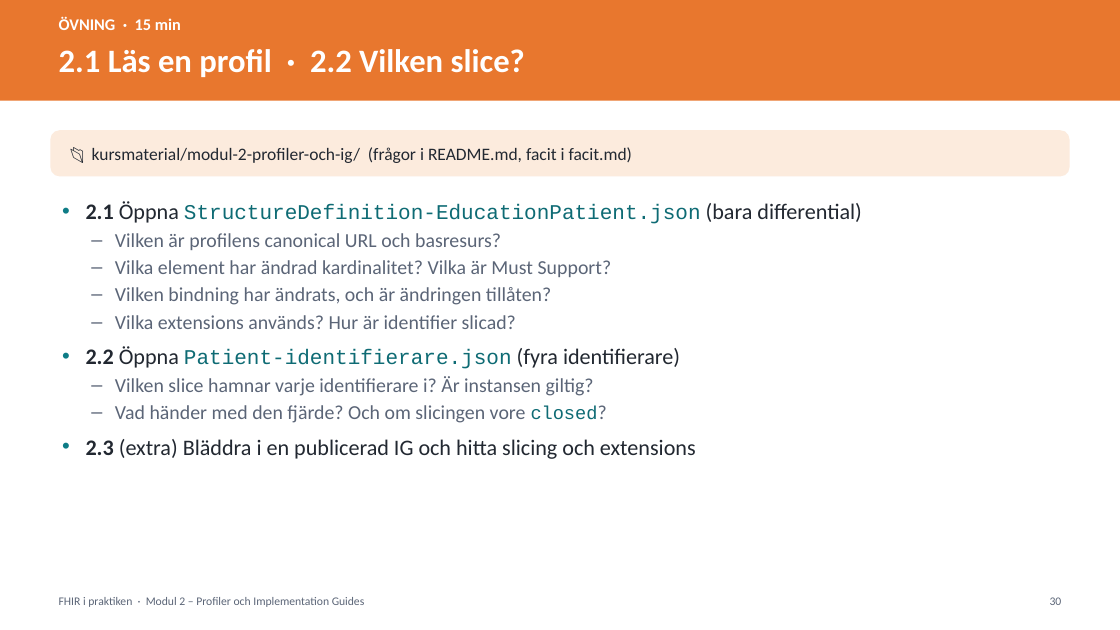
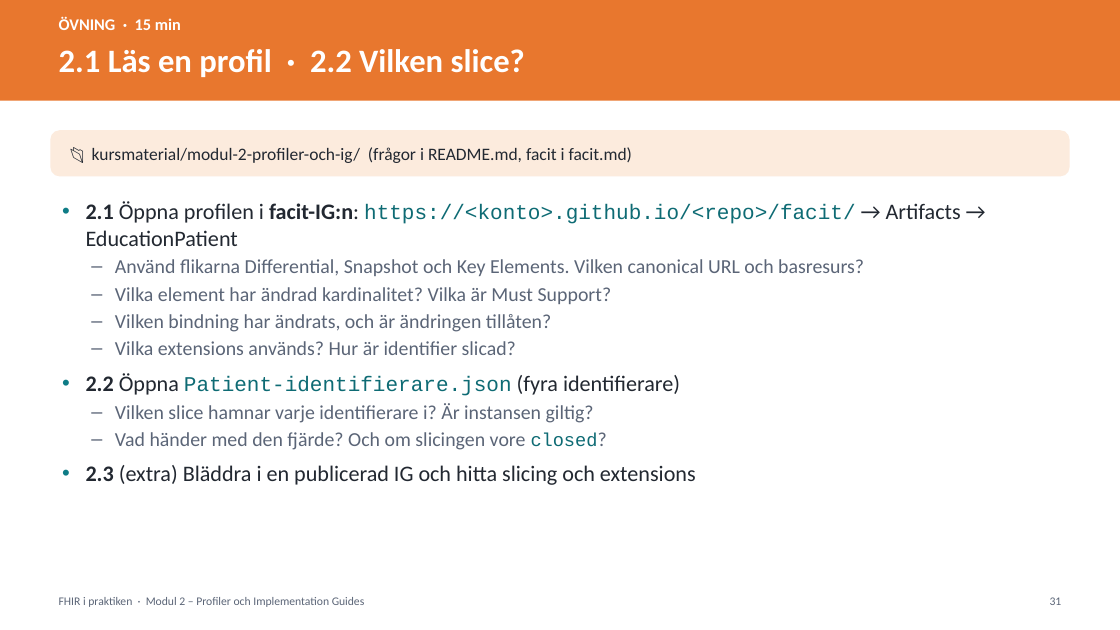
Before and after one commit to oskthu2/fhireducation, a slide deck: slide 31 of presentation/FHIR-utbildning.pptx (slide 30 before the commit). Drawn at 1120x630 pixels with LibreOffice and Linux fonts; fonts in the diff are those of the drawing. Boxes give left, top, right and bottom in pixels: in the first picture for what was removed or moved away, otherwise in the second. Text is boxed around its words. In the diff, an @@ line names an element or a change of style, - is before the commit and + after.

```diff
--- a/presentation/FHIR-utbildning.pptx
+++ b/presentation/FHIR-utbildning.pptx
@@ text at [86, 201, 961, 276]: text changed @@
-• 2.1 Öppna StructureDefinition-EducationPatient.json (bara differential)
-– Vilken är profilens canonical URL och basresurs?
+• 2.1 Öppna profilen i facit-IG:n: https://<konto>.github.io/<repo>/facit/ → Artifacts → EducationPatient
+– Använd flikarna Differential, Snapshot och Key Elements. Vilken canonical URL och basresurs?
@@ text at [1050, 597, 1062, 605]: text changed @@
-30
+31
```
Also in this commit, not shown: 49 other slides changed, 6 slides added, 12 other files.
